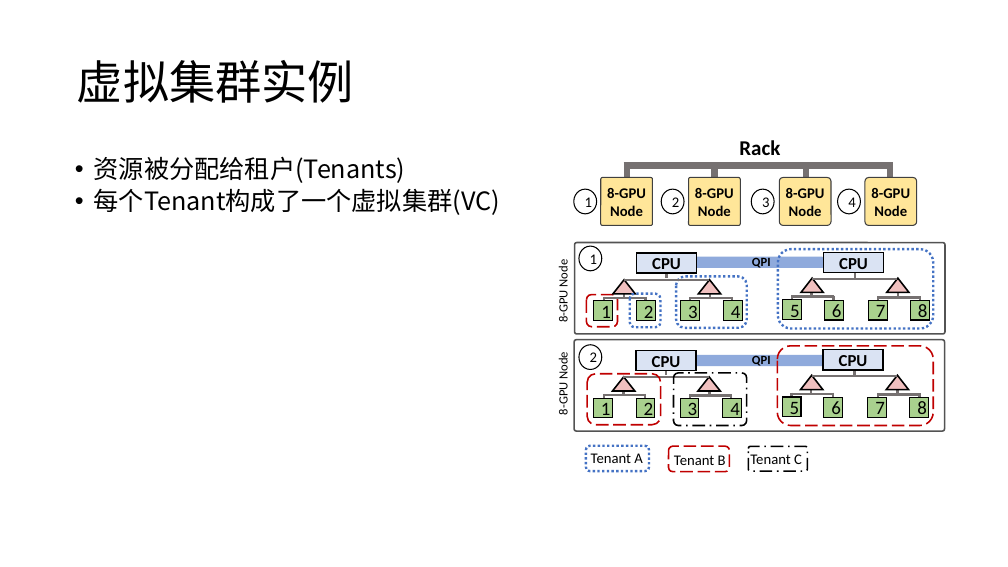
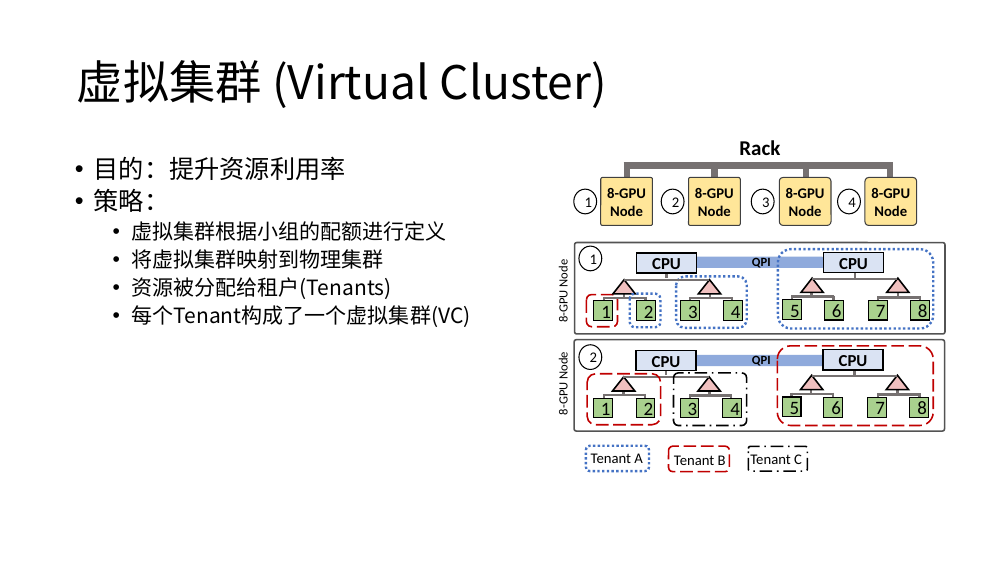
Before and after one commit to microsoft/AI-System, a slide deck: slide 32 of Lectures/BasicTopics/SystemforAI-7-Platform.ppsx. Drawn at 1008x567 pixels with LibreOffice and Linux fonts; fonts in the diff are those of the drawing. Boxes give left, top, right and bottom in pixels: in the first picture for what was removed or moved away, otherwise in the second. Text is boxed around its words. In the diff, an @@ line names an element or a change of style, - is before the commit and + after.

```diff
--- a/Lectures/BasicTopics/SystemforAI-7-Platform.ppsx
+++ b/Lectures/BasicTopics/SystemforAI-7-Platform.ppsx
@@ title at [77, 60, 607, 108]: text changed @@
-虚拟集群实例
+虚拟集群 (Virtual Cluster)
@@ text at [94, 156, 446, 269]: paragraphs added @@
+  • 目的：提升资源利用率
+  • 策略：
+    • 虚拟集群根据小组的配额进行定义
+    • 将虚拟集群映射到物理集群
@@ text at [131, 277, 470, 327]: size 24 to 20 pt in "资源被分配给租户(Tenants)", "每个Tenant构成了一个虚拟集群(VC)"; list level 2 to 3 in "资源被分配给租户(Tenants)"; list level 2 to 3 in "每个Tenant构成了一个虚拟集群(VC)" @@
```
Also in this commit, not shown: 17 other slides changed, 3 slides added, 1 slide removed, 3 other files.
